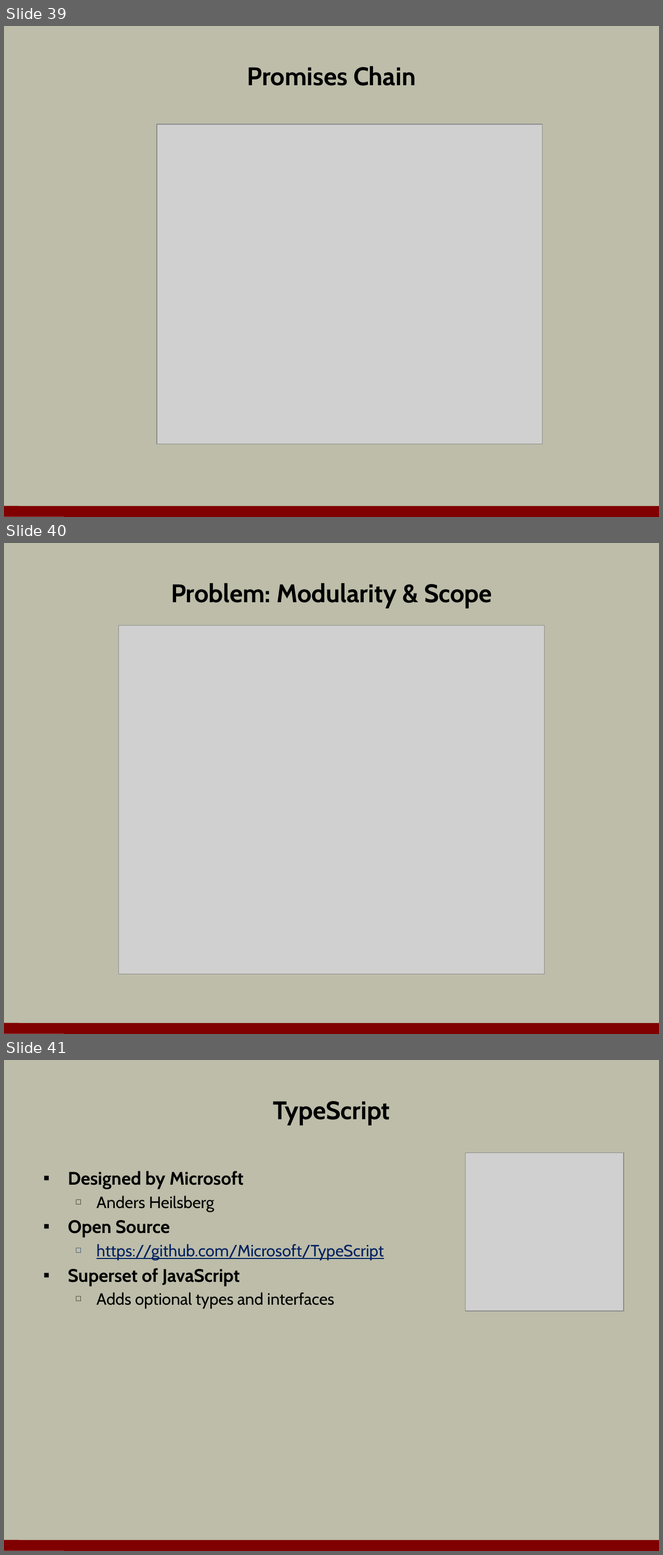
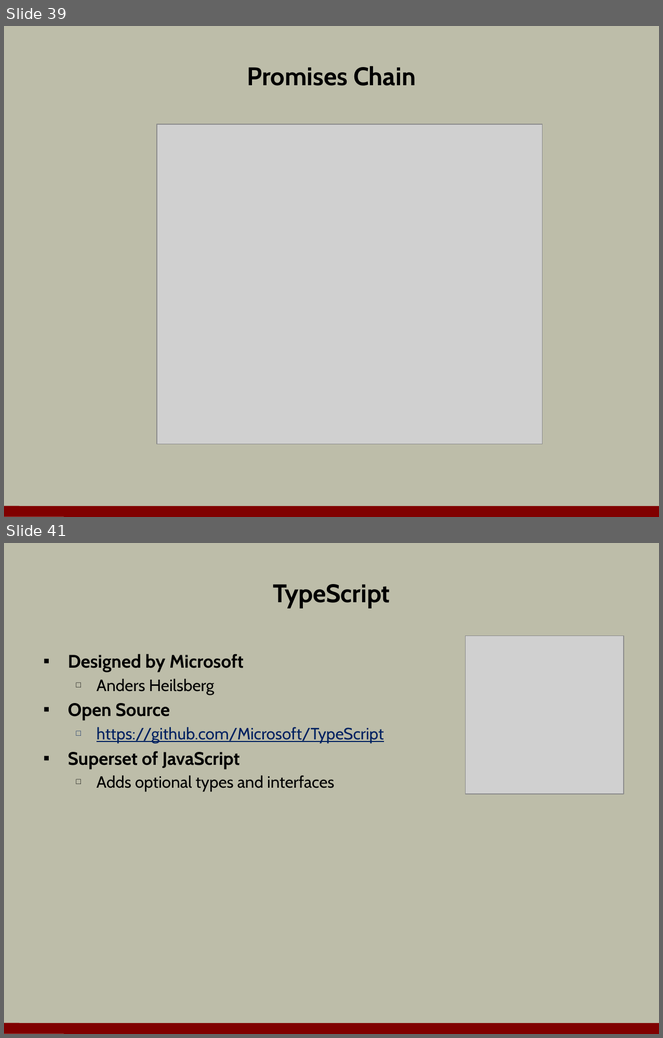
Before and after one commit to OdeToCode/classes, a slide deck: angular2/slides/02_Language.pptx. Shown one above the other, each under a label of ours: slides 39, 40 and 41 before the commit, slides 39 and 41 after it; the slides between them are not shown. The pictures are 663x1555 and 663x1038 pixels, drawn with LibreOffice and Linux fonts; fonts in the diff are those of the drawing; grey boxes stand for pictures; background and template pictures are left out. Boxes give left, top, right and bottom in pixels: in the first picture for what was removed or moved away, otherwise in the second. Text is boxed around its words. In the diff, an @@ line names an element or a change of style, - is before the commit and + after.

```diff
--- a/angular2/slides/02_Language.pptx
+++ b/angular2/slides/02_Language.pptx
@@ slide 40 removed at (4,543,659,1034), background #BDBDA9; not listed: 1 template element that a slide beside it also shows @@
@@ title removed at (171,583,492,608) @@
-Problem: Modularity & Scope
@@ picture removed at (118,626,545,974) @@
```
Also in this commit, not shown: 2 slides changed, 5 slides added, 5 other slides removed, 2 other files.
